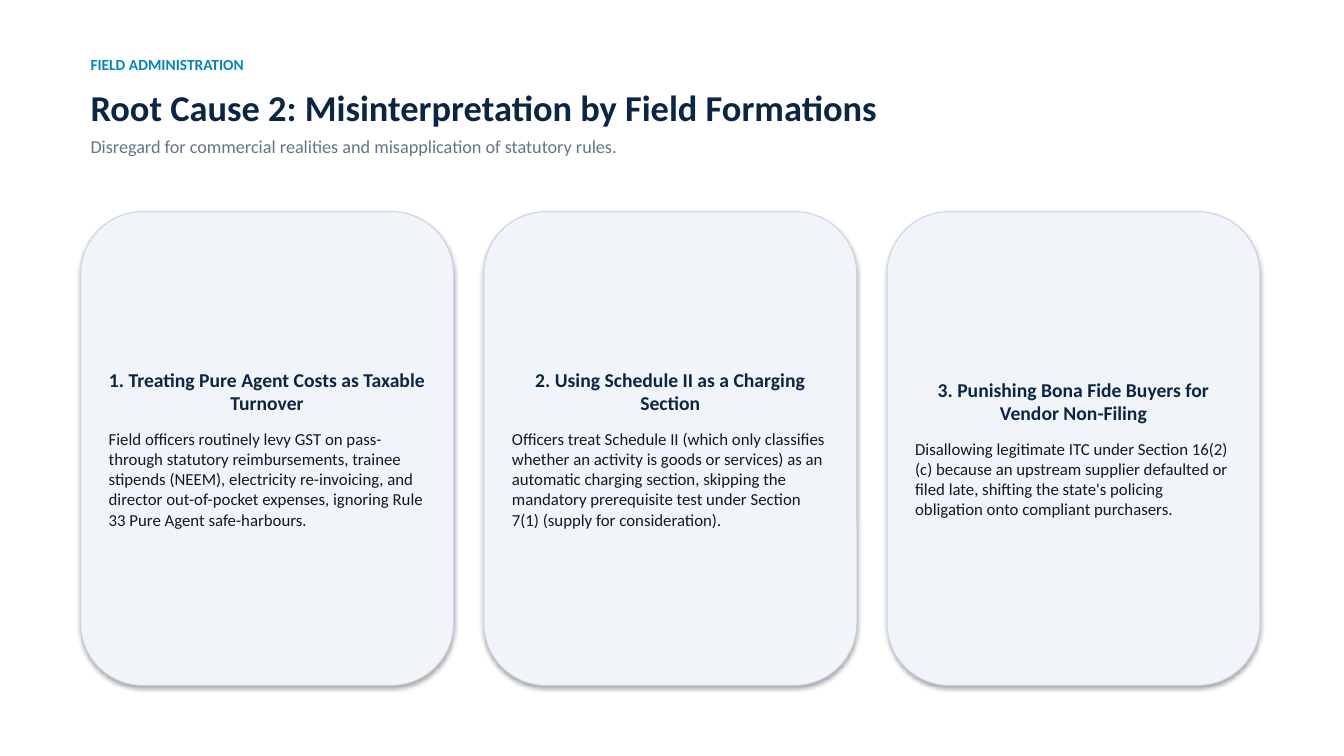
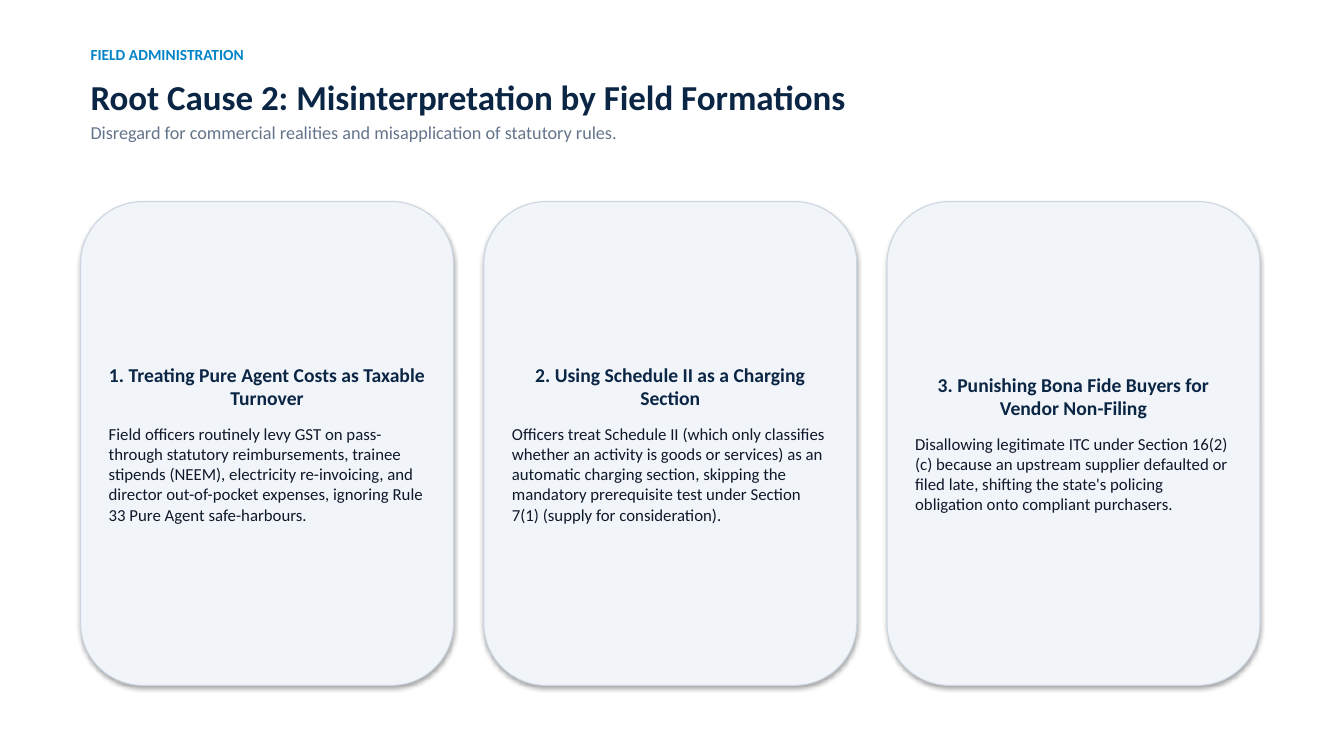
Before and after one commit to vishalquantana/qlaw, a slide deck: slide 6 of docs/GST_Litigation_Causes_Revenue_Secretary.pptx. Drawn at 1344x756 pixels with LibreOffice and Linux fonts; fonts in the diff are those of the drawing. Boxes give left, top, right and bottom in pixels: in the first picture for what was removed or moved away, otherwise in the second. Text is boxed around its words. In the diff, an @@ line names an element or a change of style, - is before the commit and + after.

```diff
--- a/docs/GST_Litigation_Causes_Revenue_Secretary.pptx
+++ b/docs/GST_Litigation_Causes_Revenue_Secretary.pptx
@@ text "FIELD ADMINISTRATION": place and size @@
-text "FIELD ADMINISTRATION" at (91,60,244,70)
+text "FIELD ADMINISTRATION" at (91,50,244,60)
@@ text "Root Cause 2: Misinterpretation by ...": place and size @@
-text "Root Cause 2: Misinterpretation by ..." at (91,95,877,156)
+text "Root Cause 2: Misinterpretation by ..." at (91,85,845,142)
@@ text "Root Cause 2: Misinterpretation by ..." at (91,85,845,142): size 26 to 25 pt in "Root Cause 2: Misinterpretation by Field Formations"; less space between paragraphs @@
@@ rounded rectangle "1. Treating Pure Agent Costs ...": place and size @@
-rounded rectangle "1. Treating Pure Agent Costs ..." at (81,212,454,686)
+rounded rectangle "1. Treating Pure Agent Costs ..." at (81,202,454,686)
@@ rounded rectangle "2. Using Schedule II as ...": place and size @@
-rounded rectangle "2. Using Schedule II as ..." at (484,212,857,686)
+rounded rectangle "2. Using Schedule II as ..." at (484,202,857,686)
@@ rounded rectangle "3. Punishing Bona Fide Buyers ...": place and size @@
-rounded rectangle "3. Punishing Bona Fide Buyers ..." at (887,212,1260,686)
+rounded rectangle "3. Punishing Bona Fide Buyers ..." at (887,202,1260,686)
```
Also in this commit, not shown: 9 other slides changed, 2 slides added, 6 other files.
